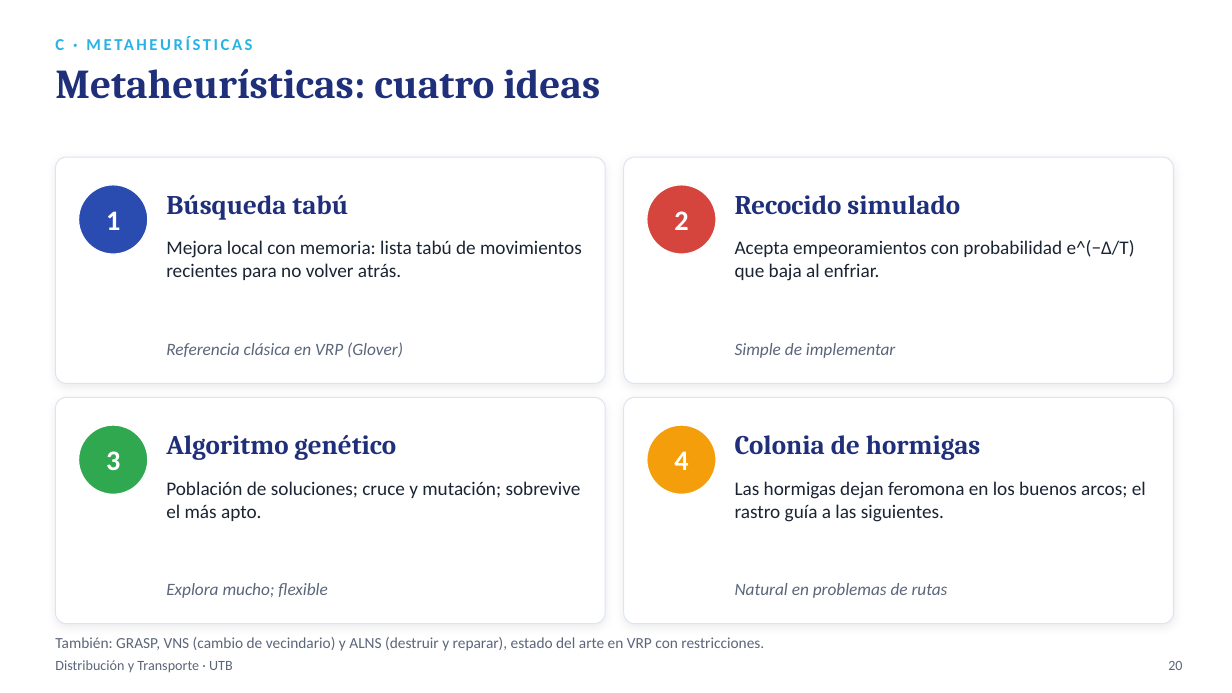
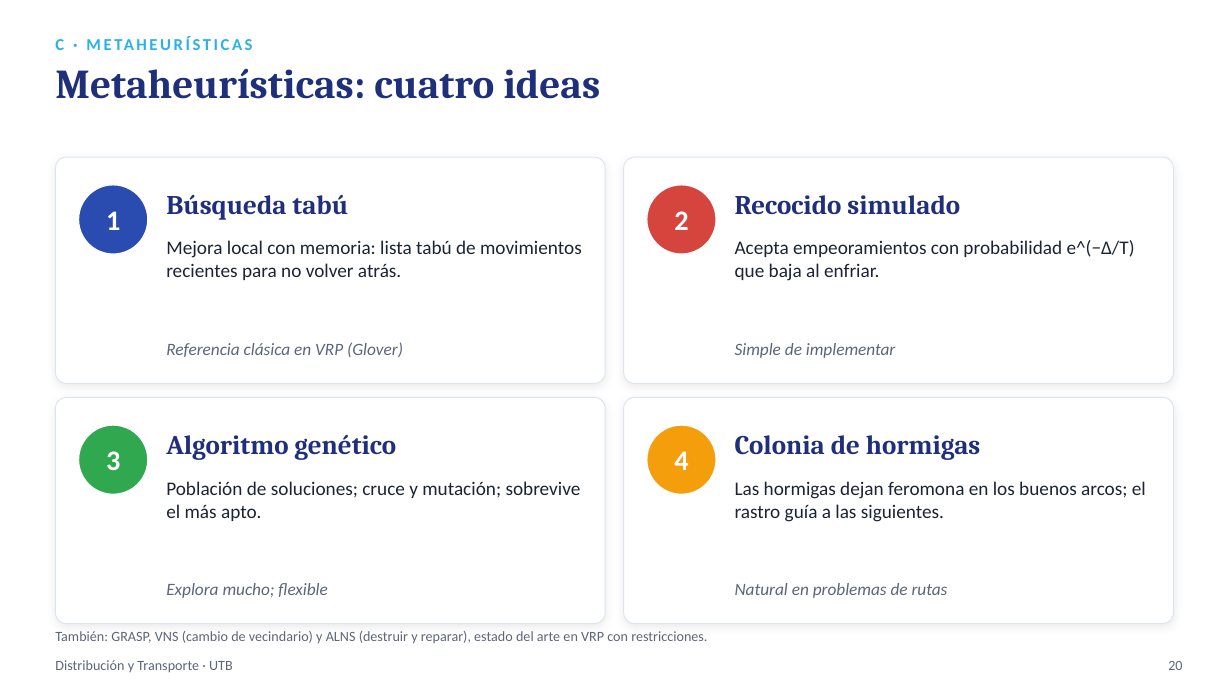
Before and after one commit to sebastianslg/grafosapp, a slide deck: slide 20 of Exposicion_Ruteo_de_Vehiculos.pptx. Drawn at 1232x693 pixels with LibreOffice and Linux fonts; fonts in the diff are those of the drawing. Boxes give left, top, right and bottom in pixels: in the first picture for what was removed or moved away, otherwise in the second. Text is boxed around its words. In the diff, an @@ line names an element or a change of style, - is before the commit and + after.

```diff
--- a/Exposicion_Ruteo_de_Vehiculos.pptx
+++ b/Exposicion_Ruteo_de_Vehiculos.pptx
@@ text "También: GRASP, VNS (cambio de ..." at [55, 631, 707, 643]: size 12 to 11 pt @@
```
Also in this commit, not shown: 16 other slides changed, 1 other file.
